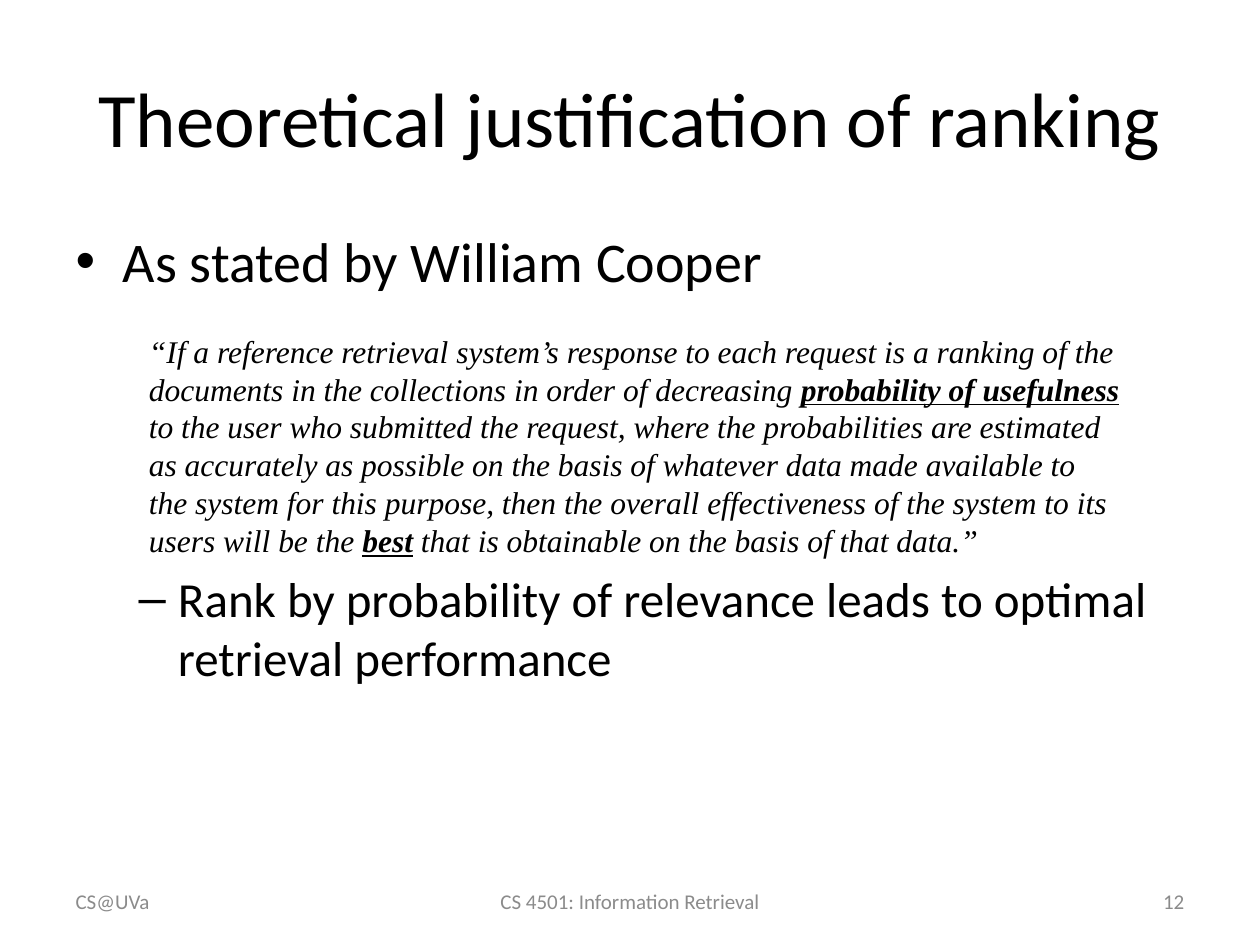
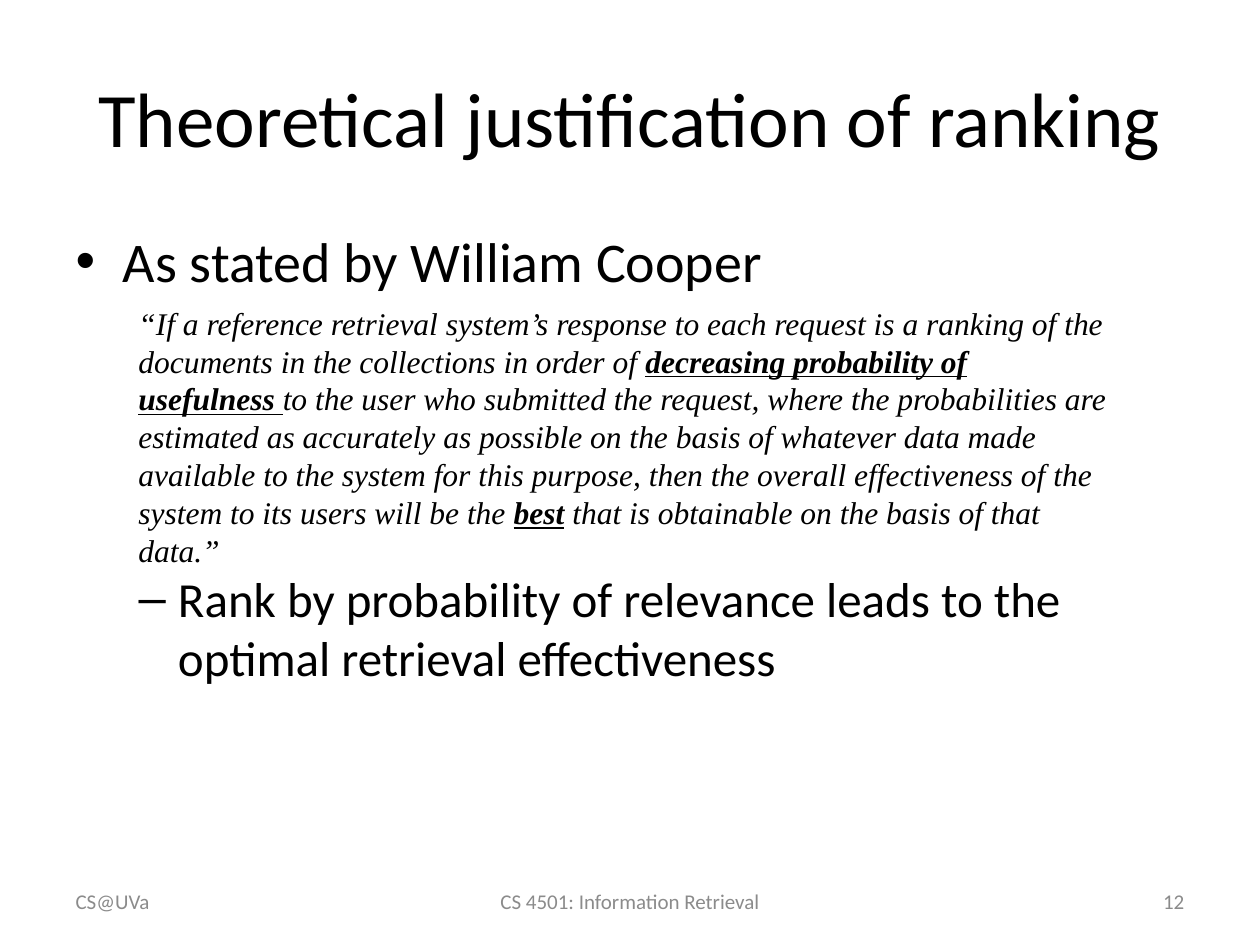
Before and after one commit to wang296/IR2015, a slide deck: slide 12 of docs/Probabilistic Ranking Principle.pptx. Drawn at 1260x945 pixels with LibreOffice and Linux fonts; fonts in the diff are those of the drawing. Boxes give left, top, right and bottom in pixels: in the first picture for what was removed or moved away, otherwise in the second. Text is boxed around its words. In the diff, an @@ line names an element or a change of style, - is before the commit and + after.

```diff
--- a/docs/Probabilistic Ranking Principle.pptx
+++ b/docs/Probabilistic Ranking Principle.pptx
@@ text "“If a reference retrieval system’s ...": place and size @@
-text "“If a reference retrieval system’s ..." at [149, 341, 1119, 558]
+text "“If a reference retrieval system’s ..." at [138, 313, 1106, 563]
@@ text "“If a reference retrieval system’s ..." at [138, 313, 1106, 563]: bold on, underline on in "decreasing" @@
@@ text at [178, 583, 1060, 684]: text changed @@
-  – Rank by probability of relevance leads to optimal retrieval performance
+  – Rank by probability of relevance leads to the optimal retrieval effectiveness
```
Also in this commit, not shown: 2 other slides changed, 3 slides added, 4 other files.
